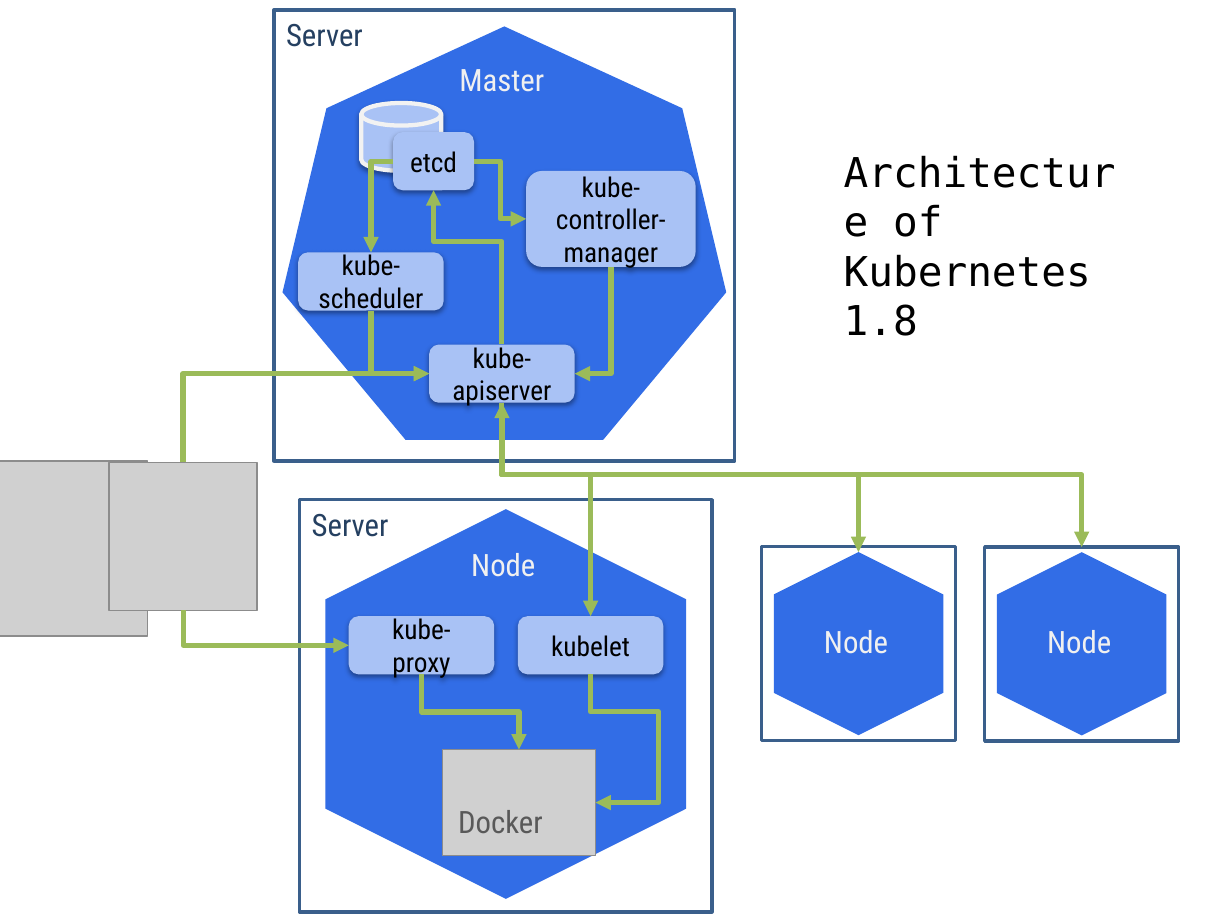
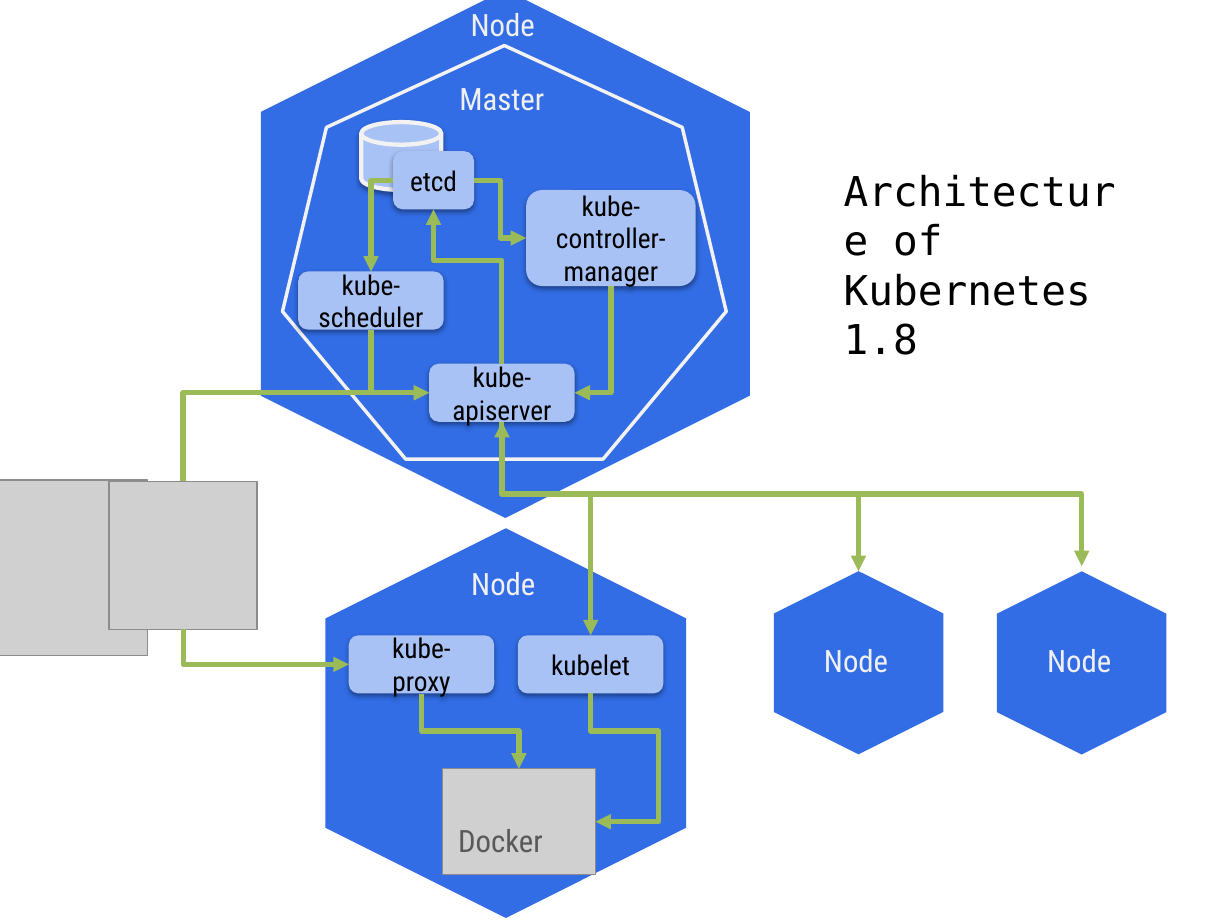
Before and after one commit to kaitoy/blog, a slide deck: slide 1 of docs/images/goslings-on-kubernetes/architecture.pptx. Drawn at 1232x924 pixels with LibreOffice and Linux fonts; fonts in the diff are those of the drawing; grey boxes stand for pictures. Boxes give left, top, right and bottom in pixels: in the first picture for what was removed or moved away, otherwise in the second. Text is boxed around its words. In the diff, an @@ line names an element or a change of style, - is before the commit and + after.

```diff
--- a/docs/images/goslings-on-kubernetes/architecture.pptx
+++ b/docs/images/goslings-on-kubernetes/architecture.pptx
@@ hexagon added at <box>261,0,750,519</box>, fill #326DE6 @@
@@ rectangle removed at <box>274,10,734,461</box> @@
-Server
@@ text added at <box>471,13,535,37</box>, 18 pt, text #F0F0F0 @@
+Node
@@ 11 elbow arrows, 6 rounded rectangles, 6 texts, 3 pictures, 3 hexagons, 1 cylinder, 1 elbow double arrow, 1 heptagon: place and size @@
-11 elbow arrows, 6 rounded rectangles, 6 texts, 3 pictures, 3 hexagons, 1 cylinder, 1 elbow double arrow, 1 heptagon at <box>0,26,1167,899</box>
+11 elbow arrows, 6 rounded rectangles, 6 texts, 3 pictures, 3 hexagons, 1 cylinder, 1 elbow double arrow, 1 heptagon at <box>0,46,1167,918</box>
@@ heptagon at <box>282,46,726,460</box>: outline none to #F2F2F2 2 pt @@
@@ rectangle removed at <box>299,500,712,913</box> @@
-Server
@@ rectangle removed at <box>761,547,955,740</box> @@
@@ rectangle removed at <box>984,547,1178,740</box> @@
```
Also in this commit, not shown: 23 other files.
